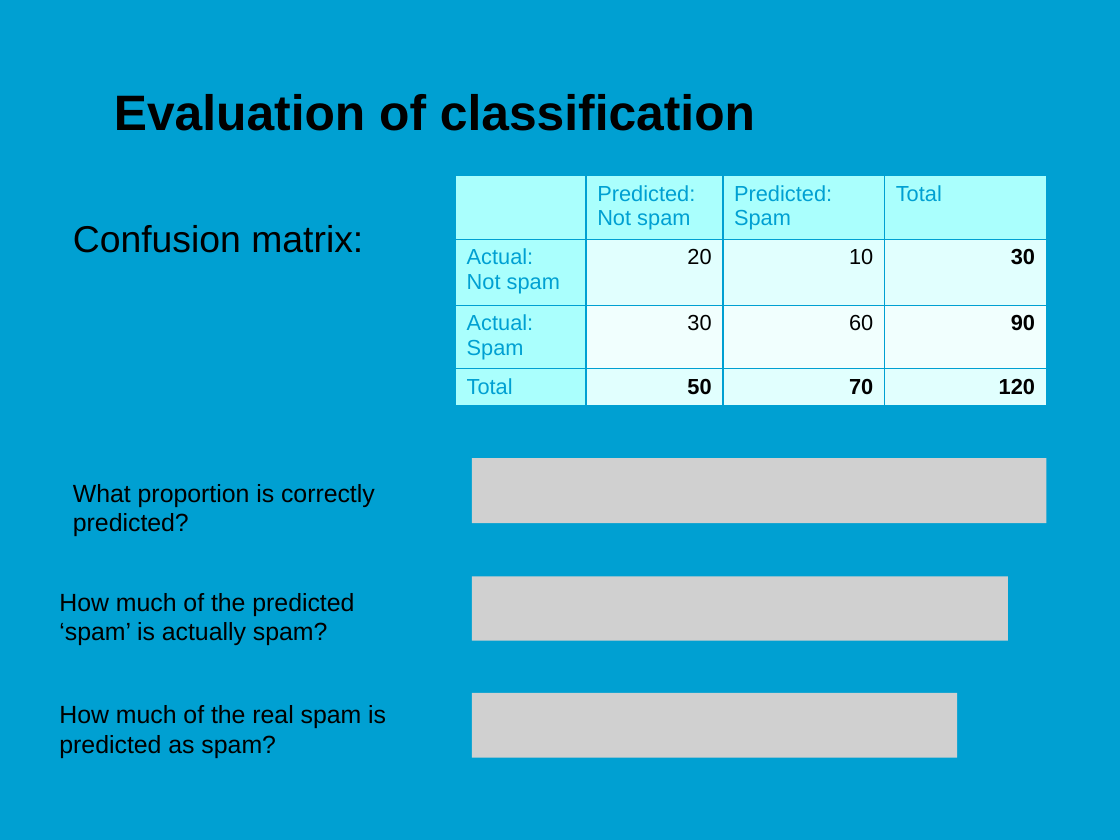
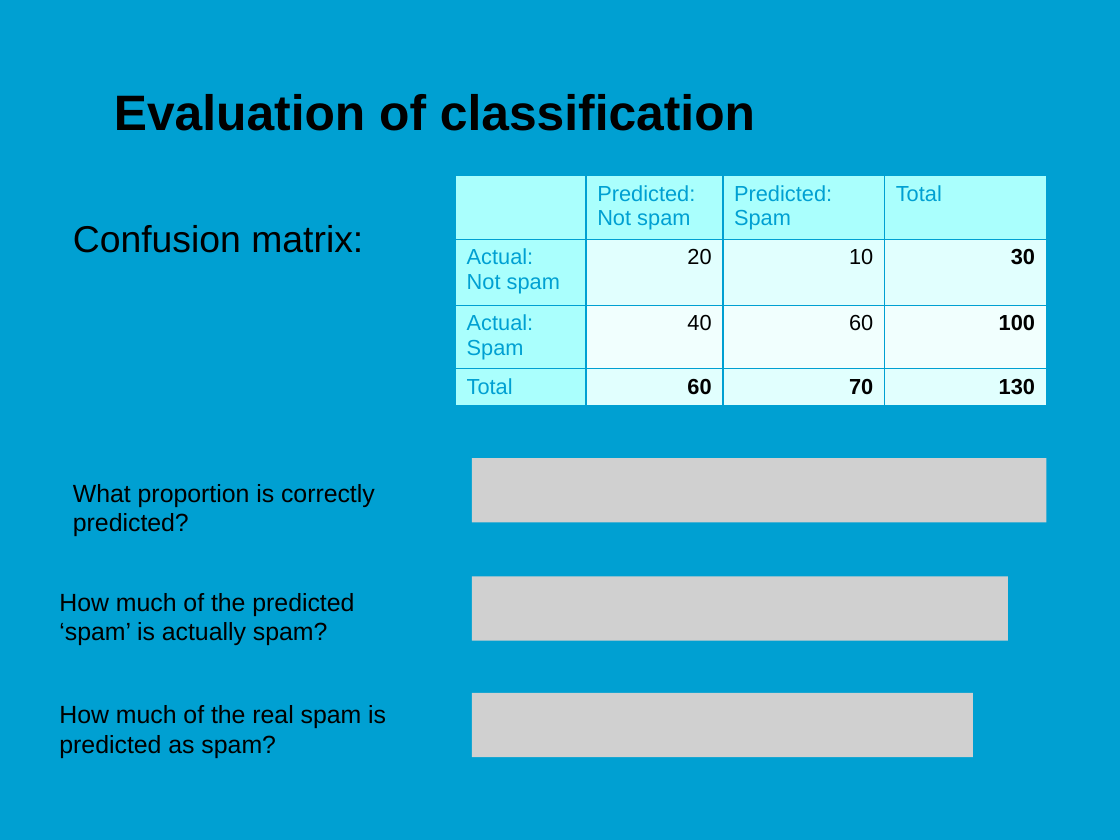
Before and after one commit to jonasmoons/data-driven-learning, a slide deck: slide 9 of slides/Week 5 - machine learning.pptx (slide 12 before the commit). Drawn at 1120x840 pixels with LibreOffice and Linux fonts; fonts in the diff are those of the drawing; grey boxes stand for pictures; background and template pictures are left out. Boxes give left, top, right and bottom in pixels: in the first picture for what was removed or moved away, otherwise in the second. Text is boxed around its words. In the diff, an @@ line names an element or a change of style, - is before the commit and + after.

```diff
--- a/slides/Week 5 - machine learning.pptx
+++ b/slides/Week 5 - machine learning.pptx
@@ table at [456, 176, 1046, 407] @@
-row 3, column 2: 30
+row 3, column 2: 40
-row 3, column 4: 90
+row 3, column 4: 100
-row 4, column 2: 50
+row 4, column 2: 60
-row 4, column 4: 120
+row 4, column 4: 130
@@ picture: place and size @@
-picture at [472, 693, 956, 758]
+picture at [472, 693, 972, 757]
```
Also in this commit, not shown: 2 other slides changed, 3 slides removed.
